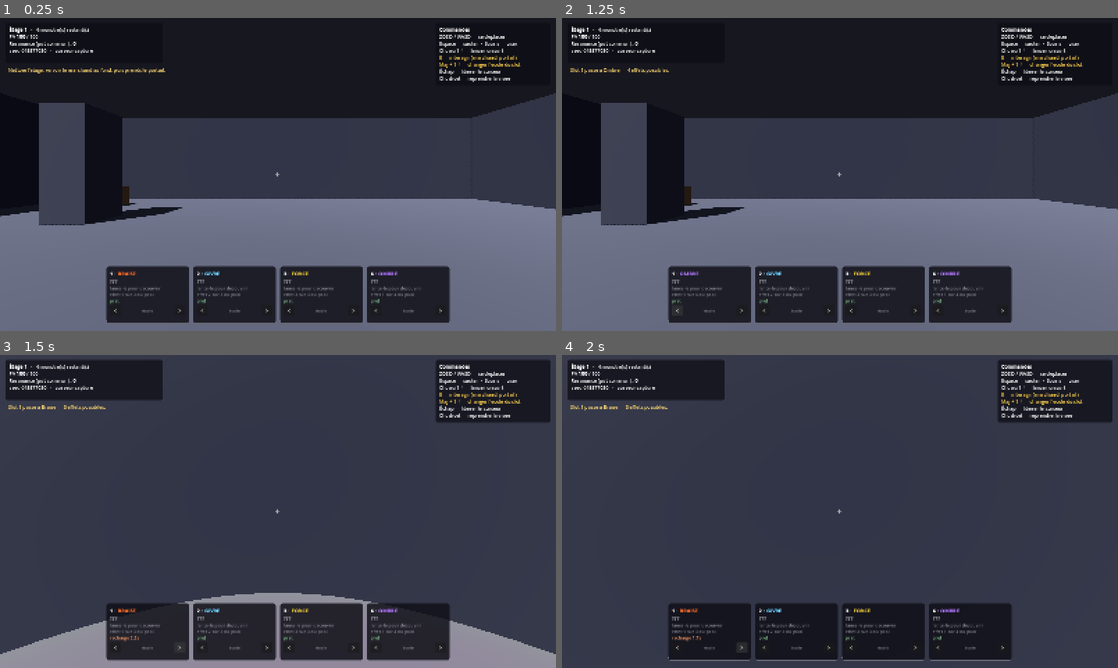
Above: before the commit, frames 1-4 (two rows, left to right).
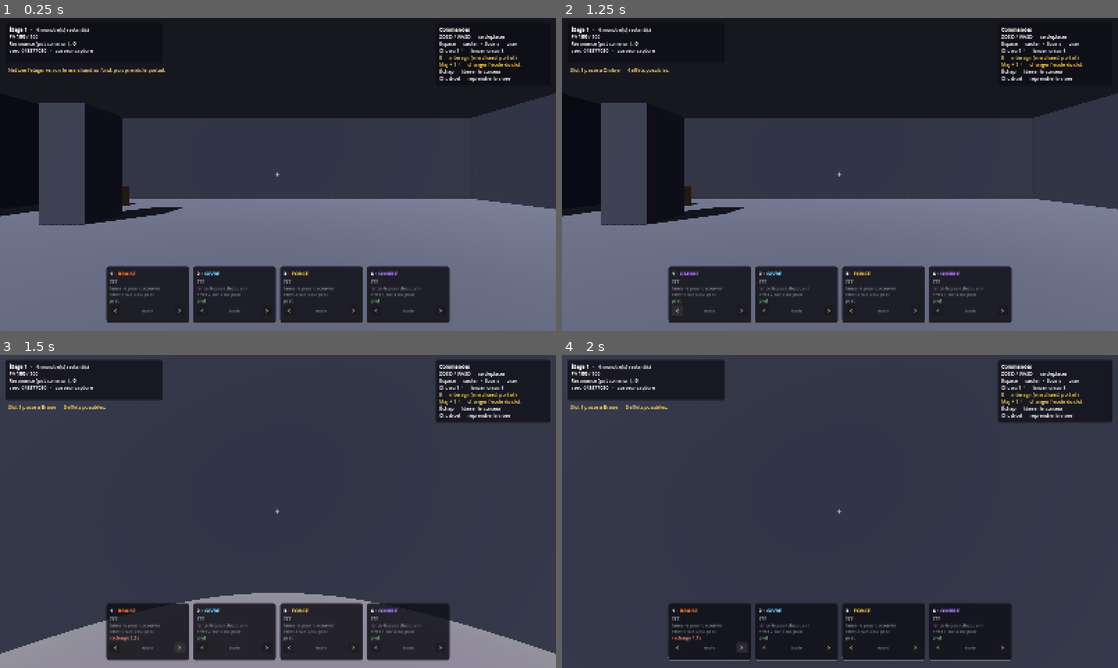
Above: after the commit, the same moments.

Repository: Treri-afk/depthcast
Game: Godot game, scene res://scenes/prototype.tscn
Same seed, same stepped clock (60 frames per second), same inputs: the game is played once before the commit and once after it.
Inputs:
- Up to frame 1 (0.25 s): no input
- Up to frame 2 (1.25 s): click "<" at 0.5 s
- Up to frame 3 (1.5 s): click ">" at 1.25 s
- Up to frame 4 (2 s): no input

Frames 1-2 are identical in both runs. In frame 3, less than 0.1% of the frame differs, in the area x 0-100%, y 76-96%; in frame 4, nothing differs.

Commit message:
feat: décor destructible, rampes praticables, sorts qui agissent sur les objets
Rampes au lieu d'escaliers. En vue subjective, des marches obligent à
sauter à chaque montée : c'est pénible et ça donne l'impression d'un
décor qui résiste. Une pente à 22° se monte sans y penser, et les
monstres l'empruntent aussi sans aucun code de navigation. Joueur et
monstres accrochent désormais le sol (floor_snap_length), sinon on
décolle en haut d'une pente et on redescend en sautillant.

Caisses, tonneaux et tables deviennent destructibles. Leurs points de
vie dérivent de leur masse : une table encaisse plus qu'un tonneau. À
la casse, quelques éclats retombent et s'effacent au bout de deux
secondes et demie — sans eux l'objet disparaît d'un coup et on doute
d'avoir fait quelque chose. Le sol reste lisible.

Tous les sorts agissent maintenant sur le décor, plus seulement les
souffles : les projectiles le marquent, le cône et la charge le
défoncent, les novas le projettent en l'abîmant, et une caisse laissée
dans un mur de flammes finit par brûler.

Répulsion et Attraction restent volontairement peu destructrices. Elles
projettent le mobilier sans le pulvériser, sinon Poussée deviendrait
l'outil de démolition du jeu et les autres écoles perdraient leur rôle.

Co-Authored-By: Claude Opus 5 <noreply@anthropic.com>

Diff:
--- a/scripts/prototype/monster_avatar.gd
+++ b/scripts/prototype/monster_avatar.gd
@@ -41,6 +41,8 @@
 
 
 func _ready() -> void:
+	floor_snap_length = 0.5
+	floor_max_angle = deg_to_rad(50.0)
 	_mesh = get_node_or_null("Mesh") as MeshInstance3D
 	if _mesh != null:
 		_materiau = _mesh.get_surface_override_material(0) as StandardMaterial3D
--- a/scripts/prototype/player_avatar.gd
+++ b/scripts/prototype/player_avatar.gd
@@ -49,6 +49,11 @@
 	camera.current = true
 	tete.add_child(camera)
 
+	# Sans accrochage au sol, on décolle en haut d'une rampe et on redescend en
+	# sautillant. 50° laisse de la marge au-dessus de la pente de 22° des rampes.
+	floor_snap_length = 0.5
+	floor_max_angle = deg_to_rad(50.0)
+
 	capture_souris(true)
 
 
--- /dev/null
+++ b/scripts/prototype/prop_destructible.gd
@@ -0,0 +1,98 @@
+class_name PropDestructible
+extends RigidBody3D
+## Une caisse, un tonneau, une table. JETABLE — remplacé par du vrai décor plus tard.
+##
+## Ses points de vie vivent ici et non dans GameState, contrairement à ceux des
+## monstres. C'est assumé : un tonneau n'est pas un objet de gameplay répliqué,
+## c'est du décor réactif. Le jour où il faudra qu'un coéquipier voie la même
+## caisse voler, il rejoindra l'état — pas avant.
+
+const POUSSEE_MINIMALE: float = 2.0
+
+var pv: int = 18
+var couleur: Color = Color(0.48, 0.36, 0.24)
+
+var _mesh: MeshInstance3D
+var _materiau: StandardMaterial3D
+var _teinte: float = 0.0
+
+
+func _ready() -> void:
+	_mesh = get_node_or_null("Mesh") as MeshInstance3D
+	if _mesh != null:
+		_materiau = _mesh.material_override as StandardMaterial3D
+
+
+func _process(delta: float) -> void:
+	if _teinte <= 0.0:
+		return
+	_teinte = maxf(0.0, _teinte - delta * 3.5)
+	if _materiau != null:
+		_materiau.albedo_color = couleur.lerp(Color(1.0, 0.85, 0.6), _teinte)
+
+
+## Encaisse des dégâts. Retourne true si l'objet vient d'être détruit.
+func encaisse(degats: int, depuis: Vector3 = Vector3.ZERO) -> bool:
+	if degats <= 0:
+		return false
+	pv -= degats
+	_teinte = 1.0
+
+	if depuis != Vector3.ZERO:
+		var sens: Vector3 = (global_position - depuis).normalized()
+		apply_central_impulse((sens + Vector3.UP * 0.2) * POUSSEE_MINIMALE * mass * 0.4)
+
+	if pv > 0:
+		return false
+	_casse()
+	return true
+
+
+func _casse() -> void:
+	_projette_des_debris()
+	queue_free()
+
+
+## Quelques éclats qui retombent : sans eux, l'objet disparaît d'un coup et on
+## doute d'avoir fait quelque chose.
+func _projette_des_debris() -> void:
+	var parent: Node = get_parent()
+	if parent == null:
+		return
+	var rng := RandomNumberGenerator.new()
+	rng.seed = int(global_position.x * 100.0) + int(global_position.z * 7.0)
+
+	for i: int in 5:
+		var eclat := RigidBody3D.new()
+		eclat.mass = 0.6
+		eclat.linear_damp = 1.2
+		eclat.position = global_position + Vector3(
+			rng.randf_range(-0.3, 0.3), rng.randf_range(0.0, 0.5),
+			rng.randf_range(-0.3, 0.3))
+
+		var taille := Vector3.ONE * rng.randf_range(0.16, 0.3)
+		var forme := CollisionShape3D.new()
+		var boite := BoxShape3D.new()
+		boite.size = taille
+		forme.shape = boite
+		eclat.add_child(forme)
+
+		var visuel := MeshInstance3D.new()
+		var mesh := BoxMesh.new()
+		mesh.size = taille
+		visuel.mesh = mesh
+		var mat := StandardMaterial3D.new()
+		mat.albedo_color = couleur.darkened(0.15)
+		visuel.material_override = mat
+		eclat.add_child(visuel)
+
+		parent.add_child(eclat)
+		eclat.apply_central_impulse(Vector3(
+			rng.randf_range(-2.5, 2.5), rng.randf_range(2.0, 4.5),
+			rng.randf_range(-2.5, 2.5)))
+
+		# Les éclats ne s'accumulent pas : le sol reste lisible.
+		eclat.get_tree().create_timer(2.5).timeout.connect(func() -> void:
+			if is_instance_valid(eclat):
+				eclat.queue_free()
+		)
--- a/scripts/prototype/prototype_root.gd
+++ b/scripts/prototype/prototype_root.gd
@@ -49,8 +49,8 @@
 
 ## Socles du marchand et portail de descente.
 var _socles: Array[Dictionary] = []
-## Caisses, tonneaux et tables : tout ce que les sorts peuvent projeter.
-var _objets_physiques: Array[RigidBody3D] = []
+## Caisses, tonneaux et tables : tout ce que les sorts peuvent projeter et casser.
+var _objets_physiques: Array[PropDestructible] = []
 var _portail: Node3D = null
 var _cible_interaction: Dictionary = {}
 
@@ -291,26 +291,41 @@
 				14.0, Color(0.34, 0.26, 0.20), false)
 
 
-## Estrade et son escalier. Les marches sont assez basses pour être montées,
-## assez hautes pour que sauter serve.
+## Estrade et sa rampe.
+##
+## Une rampe plutôt qu'un escalier : en vue subjective, des marches obligent à
+## sauter à chaque montée, ce qui est pénible et donne l'impression d'un décor
+## qui résiste. Une pente se monte sans y penser — et les monstres la montent
+## aussi, sans code de navigation.
 func _ajoute_estrade(centre: Vector3, cote: float, rng: RandomNumberGenerator) -> void:
-	var hauteur: float = rng.randf_range(1.0, 1.8)
+	var hauteur: float = rng.randf_range(1.0, 1.9)
 	_ajoute_bloc(centre + Vector3(0, hauteur * 0.5, 0),
 		Vector3(cote, hauteur, cote), Color(0.26, 0.27, 0.33))
-
-	var marches: int = 3
-	for i: int in marches:
-		var h: float = hauteur * (float(i + 1) / float(marches))
-		_ajoute_bloc(
-			centre + Vector3(0, h * 0.5, cote * 0.5 + 0.6 + float(marches - 1 - i) * 1.2),
-			Vector3(cote * 0.55, h, 1.2), Color(0.23, 0.24, 0.29))
+	# Pente d'environ 22° : franchement en dessous des 45° au-delà desquels
+	# Godot cesse de considérer une surface comme un sol.
+	_ajoute_rampe(centre + Vector3(0, 0, cote * 0.5), Vector3.BACK,
+		hauteur, cote * 0.6)
+
+
+func _ajoute_rampe(pied: Vector3, direction: Vector3, hauteur: float,
+		largeur: float) -> void:
+	var longueur: float = hauteur / tan(deg_to_rad(22.0))
+	var pente: float = sqrt(hauteur * hauteur + longueur * longueur)
+	var centre: Vector3 = pied + direction * (longueur * 0.5) + Vector3(0, hauteur * 0.5, 0)
+	var lacet: float = atan2(direction.x, direction.z)
+	var tangage: float = atan2(hauteur, longueur)
+	_ajoute_bloc(centre, Vector3(largeur, 0.6, pente), Color(0.23, 0.24, 0.29),
+		Vector3(tangage, lacet, 0))
 
 
 func _ajoute_objet_physique(pos: Vector3, taille: Vector3, masse: float,
 		couleur: Color, cylindrique: bool) -> void:
-	var corps := RigidBody3D.new()
+	var corps := PropDestructible.new()
 	corps.position = Vector3(pos.x, taille.y * 0.5 + 0.1, pos.z)
 	corps.mass = masse
+	corps.couleur = couleur
+	# Un objet plus lourd encaisse plus : une table ne part pas comme un tonneau.
+	corps.pv = int(masse * 2.2)
 	# Un frein élevé : les objets glissent un peu puis se posent, au lieu de
 	# patiner à l'infini après une Répulsion.
 	corps.linear_damp = 1.6
@@ -339,6 +354,7 @@
 	var mat := StandardMaterial3D.new()
 	mat.albedo_color = couleur
 	visuel.material_override = mat
+	visuel.name = "Mesh"
 	corps.add_child(forme)
 	corps.add_child(visuel)
 	_geometrie.add_child(corps)
@@ -389,9 +405,11 @@
 				Vector3(1, HAUTEUR_MUR, LONGUEUR_COULOIR), Color(0.18, 0.19, 0.24))
 
 
-func _ajoute_bloc(pos: Vector3, taille: Vector3, couleur: Color) -> void:
+func _ajoute_bloc(pos: Vector3, taille: Vector3, couleur: Color,
+		rotation_euler: Vector3 = Vector3.ZERO) -> void:
 	var corps := StaticBody3D.new()
 	corps.position = pos
+	corps.rotation = rotation_euler
 
 	var forme := CollisionShape3D.new()
 	var boite := BoxShape3D.new()
@@ -623,6 +641,16 @@
 	bille.body_entered.connect(func(corps: Node3D) -> void:
 		if touche[0]:
 			return
+
+		# Le décor encaisse aussi : un projectile qui traverse une caisse sans
+		# la marquer donne l'impression que rien n'est solide.
+		var objet := corps as PropDestructible
+		if objet != null:
+			touche[0] = true
+			objet.encaisse(degats, bille.global_position)
+			bille.queue_free()
+			return
+
 		var avatar := corps as MonsterAvatar
 		if avatar == null:
 			return
@@ -695,17 +723,19 @@
 	var rayon: float = float(eff.get("rayon", 4.0))
 	_soumet_degats(slot_index, int(eff.get("degats", 10)),
 		_monstres_dans_rayon(rayon))
-	_deplace_les_objets(rayon, 14.0, true)
+	_deplace_les_objets(rayon, 14.0, true, int(eff.get("degats", 10)))
 	_anneau(rayon, couleur)
 
 
 ## Les caisses et les tables subissent les mêmes souffles que les monstres.
 ## Sans ça, une Répulsion dans une pièce meublée ne se voit qu'à moitié.
-func _deplace_les_objets(rayon: float, puissance: float, repousse: bool) -> void:
-	for corps: RigidBody3D in _objets_physiques:
+func _deplace_les_objets(rayon: float, puissance: float, repousse: bool,
+		degats: int = 0, origine := Vector3.INF) -> void:
+	var centre: Vector3 = _joueur.global_position if origine == Vector3.INF else origine
+	for corps: PropDestructible in _objets_physiques.duplicate():
 		if not is_instance_valid(corps):
 			continue
-		var vers: Vector3 = corps.global_position - _joueur.global_position
+		var vers: Vector3 = corps.global_position - centre
 		var distance: float = vers.length()
 		if distance > rayon or distance < 0.05:
 			continue
@@ -714,6 +744,22 @@
 		# Divisé par la masse : une table lourde bouge moins qu'un tonneau.
 		corps.apply_central_impulse(
 			(sens + Vector3.UP * 0.25) * puissance * attenuation * corps.mass * 0.5)
+		if degats > 0:
+			corps.encaisse(int(degats * attenuation), centre)
+
+
+## Décor pris dans un cône ou sur la trajectoire d'une charge.
+func _frappe_les_objets_devant(direction: Vector3, portee: float, demi_angle: float,
+		degats: int) -> void:
+	for corps: PropDestructible in _objets_physiques.duplicate():
+		if not is_instance_valid(corps):
+			continue
+		var vers: Vector3 = corps.global_position - _joueur.global_position
+		vers.y = 0.0
+		if vers.length() > portee or vers.length() < 0.05:
+			continue
+		if direction.angle_to(vers.normalized()) <= demi_angle:
+			corps.encaisse(degats, _joueur.global_position)
 
 
 ## Un éventail devant soi : très différent d'une nova, on doit être orienté.
@@ -735,6 +781,7 @@
 		if plat.angle_to(vers.normalized()) <= demi_angle:
 			cibles.append(id)
 	_soumet_degats(slot_index, int(eff.get("degats", 15)), cibles)
+	_frappe_les_objets_devant(plat, portee, demi_angle, int(eff.get("degats", 15)))
 	_cone_visuel(plat, portee, couleur)
 
 
@@ -773,7 +820,9 @@
 		avatar.repousse(sens * puissance * attenuation)
 		cibles.append(id)
 
-	_deplace_les_objets(rayon, puissance, repousse)
+	# Un souffle projette le mobilier ; il ne le pulvérise pas. Les dégâts au
+	# décor restent symboliques, sinon Poussée deviendrait l'outil de démolition.
+	_deplace_les_objets(rayon, puissance, repousse, 2)
 	_soumet_degats(slot_index, int(eff.get("degats", 5)), cibles)
 	_anneau(rayon, couleur)
 
@@ -799,6 +848,8 @@
 			touches.append(id)
 			avatar.repousse(plat * 12.0)
 	_soumet_degats(slot_index, int(eff.get("degats", 18)), touches)
+	_frappe_les_objets_devant(plat, float(eff.get("distance", 9.0)), deg_to_rad(28.0),
+		int(eff.get("degats", 18)))
 	_anneau(2.0, couleur)
 
 
--- a/scripts/prototype/zone_effet.gd
+++ b/scripts/prototype/zone_effet.gd
@@ -103,6 +103,12 @@
 			if ralentissement < 1.0:
 				monstre.ralentis(ralentissement, intervalle * 1.6)
 			continue
+		# Une caisse posée dans un mur de flammes finit par brûler.
+		var objet := corps as PropDestructible
+		if objet != null:
+			if degats > 0:
+				objet.encaisse(degats, global_position)
+			continue
 		if corps is PlayerAvatar:
 			touche_le_joueur = true
 
Not shown, added: scripts/prototype/prop_destructible.gd.uid
